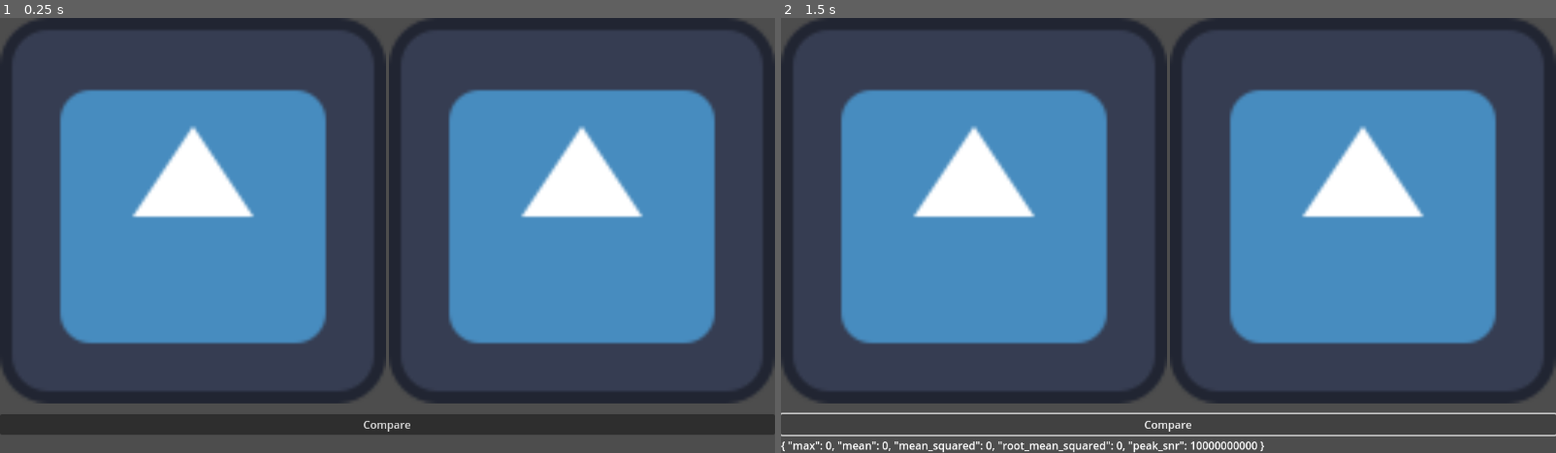
Above: before the commit, frames 1-2 (left to right).
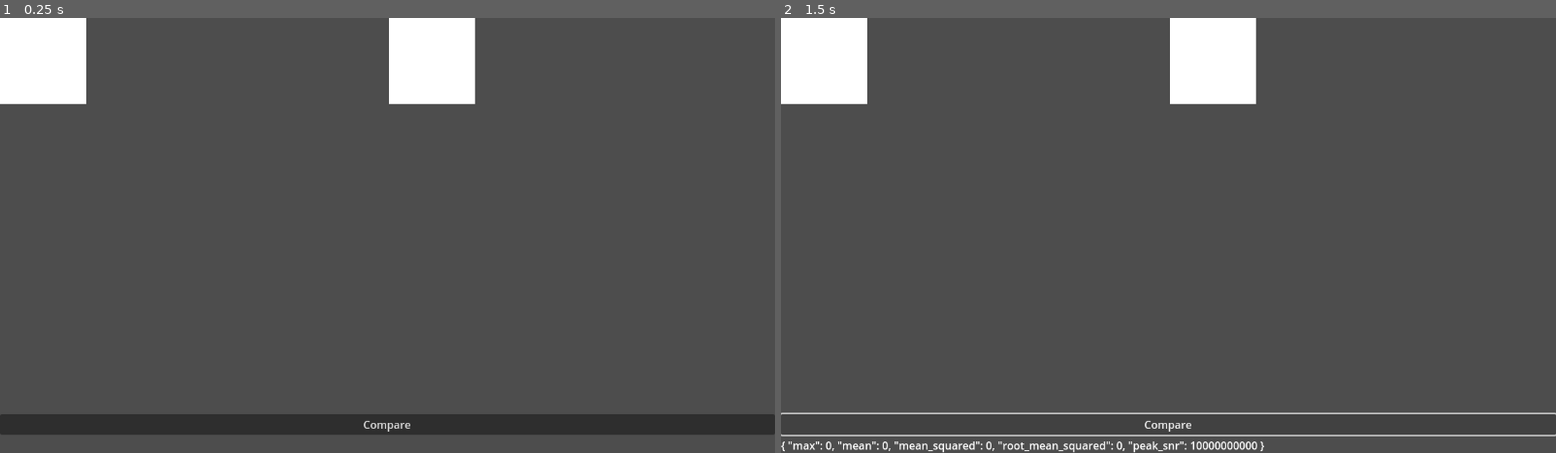
Above: after the commit, the same moments.

Repository: FeniXb3/the-painter
Game: Godot game, scene res://main.tscn
The game is run twice, just before and just after one commit, with the same random seed, the same clock (stepped at 60 frames per second) and the same inputs. The engine's default icon, where the game draws it, is replaced by a stand-in: a white triangle on a blue panel in a dark square.
Inputs:
- Up to frame 1 (0.25 s): no input
- Up to frame 2 (1.5 s): click "Compare" at 0.5 s; click "Compare" at 1.25 s

The runs differ from the first frame. In frame 1, 55% of the frame differs, in the area x 0-100%, y 0-89%; in frame 2, 55%.

Commit message:
Add drawing on images

Diff:
--- a/main.tscn
+++ b/main.tscn
@@ -1,7 +1,8 @@
-[gd_scene load_steps=4 format=3 uid="uid://cse47c1bcffbc"]
+[gd_scene load_steps=5 format=3 uid="uid://cse47c1bcffbc"]
 
 [ext_resource type="PackedScene" uid="uid://c01pevtnb866j" path="res://win_screen.tscn" id="1_rt2aw"]
 [ext_resource type="Texture2D" uid="uid://dowo5xfnk0eno" path="res://icon.svg" id="2_fyhtr"]
+[ext_resource type="Script" path="res://painter.gd" id="2_yrdmw"]
 
 [sub_resource type="GDScript" id="GDScript_eqtlw"]
 script/source = "extends Node2D
@@ -9,16 +10,6 @@
 @export var source: TextureRect
 @export var target: TextureRect
 @export var label: Label
-
-# Called when the node enters the scene tree for the first time.
-func _ready() -> void:
-	pass # Replace with function body.
-
-
-# Called every frame. 'delta' is the elapsed time since the previous frame.
-func _process(delta: float) -> void:
-	pass
-
 
 func _on_button_pressed() -> void:
 	var source_image := source.texture.get_image()
@@ -50,13 +41,16 @@
 layout_mode = 2
 size_flags_horizontal = 3
 texture = ExtResource("2_fyhtr")
-stretch_mode = 4
+stretch_mode = 2
+script = ExtResource("2_yrdmw")
+brush_size = 10
 
 [node name="Target" type="TextureRect" parent="DrawingLayer/VBoxContainer/HBoxContainer"]
 layout_mode = 2
 size_flags_horizontal = 3
-texture = ExtResource("2_fyhtr")
-stretch_mode = 4
+stretch_mode = 2
+script = ExtResource("2_yrdmw")
+brush_size = 10
 
 [node name="Button" type="Button" parent="DrawingLayer/VBoxContainer"]
 layout_mode = 2
--- /dev/null
+++ b/painter.gd
@@ -0,0 +1,22 @@
+extends TextureRect
+
+@export var image_size := Vector2i(128, 128)
+@export_range(1, 10) var brush_size := 4
+var image: Image
+
+func _ready() -> void:
+	image = Image.create(image_size.x, image_size.y, false, Image.FORMAT_RGBA8)
+	image.fill(Color.WHITE)
+	texture = ImageTexture.create_from_image(image)
+
+
+func _process(delta: float) -> void:
+	var mouse_position: Vector2i = get_local_mouse_position()
+	if mouse_position.x < 0 or mouse_position.y < 0 or mouse_position.x >= image.get_size().x or mouse_position.y >= image.get_size().y:
+		return
+
+	if Input.is_action_pressed("draw"):
+		for x in brush_size:
+			for y in brush_size:
+				image.set_pixelv(mouse_position + Vector2i(x-brush_size/2, y - brush_size/2), Color.BLACK)
+		texture = ImageTexture.create_from_image(image)
--- a/project.godot
+++ b/project.godot
@@ -15,6 +15,14 @@
 config/features=PackedStringArray("4.3", "GL Compatibility")
 config/icon="res://icon.svg"
 
+[input]
+
+draw={
+"deadzone": 0.5,
+"events": [Object(InputEventMouseButton,"resource_local_to_scene":false,"resource_name":"","device":-1,"window_id":0,"alt_pressed":false,"shift_pressed":false,"ctrl_pressed":false,"meta_pressed":false,"button_mask":1,"position":Vector2(411, 29),"global_position":Vector2(427, 109),"factor":1.0,"button_index":1,"canceled":false,"pressed":true,"double_click":false,"script":null)
+]
+}
+
 [rendering]
 
 renderer/rendering_method="gl_compatibility"
